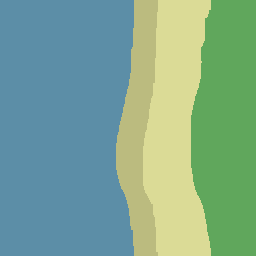
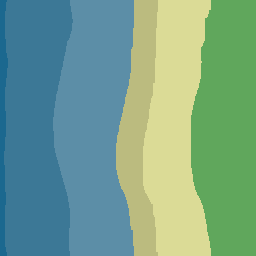
Layer changes from the first 256 x 256 image to the second:
painted on "Background" over [0, 0, 73, 256]
